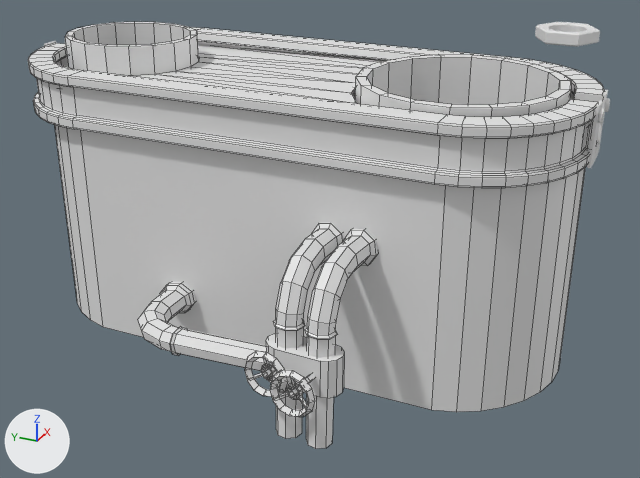
What one commit did to the Blender file assets/Placeholders/models/smokestackdouble.blend.
Both versions are drawn from a 50 mm lens placed at (-17.81, -4.76, 7.95), pointed at (1.84, 4.08, -1.88). The axes (+X, +Y, +Z) are drawn at lower left. The lights are the same throughout. Mesh edges are drawn as thin lines on the coarser meshes.

The older version as bpy lines, for what is in view:
```python
me_cube_001 = bpy.data.meshes.new('Cube.001')
me_cube_001.from_pydata(...)  # 960 vertices, 916 faces; spans x -10.0..10.0, y -23.2..23.2, z -1.0..1.0
me_cylinder = bpy.data.meshes.new('Cylinder')
me_cylinder.from_pydata(...)  # 60 vertices, 31 faces; spans x -0.98..0.98, y -1.0..3.77, z -1.17..1.0
me_generator_v8_002 = bpy.data.meshes.new('generator_v8.002')
me_generator_v8_002.from_pydata(...)  # 508 vertices, 466 faces; spans x -0.53..0.33, y -1.35..0.26, z -0.48..0.68
ob_cube = bpy.data.objects.new('Cube', me_cube_001)
ob_cube.location = (0.0, 3.78, 2.6)
ob_cube.scale = (0.284, 0.284, 0.6)
ob_cylinder = bpy.data.objects.new('Cylinder', me_cylinder)
ob_cylinder.location = (0.0, 0.0, 0.0)
ob_cylinder.scale = (2.68, 2.68, 2.68)
ob_generator_v8_002 = bpy.data.objects.new('generator_v8.002', me_generator_v8_002)
ob_generator_v8_002.location = (-4.42, 1.59, -1.51)
ob_generator_v8_002.rotation_euler = (0.00638, -0.0404, 2.985)  # degrees (0.4, -2.3, 171)
ob_generator_v8_002.scale = (3.47, 3.47, 3.47)
# also in view: 'Cylinder.002' at (0.01, -2.82, 2.59); 'Cylinder.001' at (11.25, -0.28, 2.17); 'Cylinder.005' at (0.0, 4.53, 2.89); 'Cylinder.004' at (0.0, 3.81, 0.39)
```
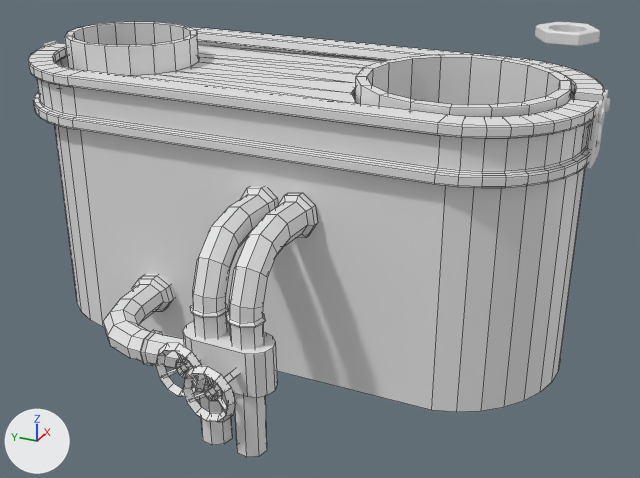
Where the change shows, as pixel boxes (x1, y1, x2, y2) in the pictures (640 x 478 px; the box of a moved part takes in the faces that stretch with it):
```json
{"object": "generator_v8.002", "change": "reshaped, moved, turned, rescaled", "before": [138, 223, 378, 449], "after": [104, 186, 318, 457]}
{"part": 1, "of": "me_generator_v8_002", "change": "moved or reshaped", "before": [138, 282, 196, 356], "after": [104, 274, 175, 366]}
{"part": 2, "of": "me_generator_v8_002", "change": "moved or reshaped", "before": [173, 329, 268, 371], "after": [145, 333, 188, 371]}
```

Edits to the scene script, one JSON object a line:
```json
{"block": "me_generator_v8_002", "where": "# used by ob_generator_v8_002; location = (-4.42, 1.59, -1.51); rotation_euler = (0.00638, -0.0404, 2.985), in degrees (0.4, -2.3, 171); scale = (3.47, 3.47, 3.47)"}
{"op": "remove", "block": "me_generator_v8_002", "code": "me_generator_v8_002.from_pydata(...)  # 508 vertices, 466 faces; spans x -0.53..0.33, y -1.35..0.26, z -0.48..0.68"}
{"op": "add", "block": "me_generator_v8_002", "code": "me_generator_v8_002.from_pydata(...)  # 508 vertices, 466 faces; spans x -0.53..0.33, y -0.96..0.26, z -0.48..0.68"}
{"block": "me_generator_v8_002", "change": "me_generator_v8_002 part 1: all 88 vertices in x -0.46..0.23, y -1.35..-0.79, z -0.15..0.06 are moved by (-0.06, 0.39, 0.0)"}
{"block": "me_generator_v8_002", "change": "me_generator_v8_002 part 2: 8 of the vertices in x -0.05..0.1, y -0.11..-0.09, z -0.09..0.06 are moved by (-0.03, 0.19, -0.01)"}
{"op": "set", "path": "ob_generator_v8_002.location", "old": "(-4.42, 1.59, -1.51)", "new": "(-4.81, 3.04, -1.5)"}
{"op": "set", "path": "ob_generator_v8_002.rotation_euler", "old": "(0.00638, -0.0404, 2.985)", "new": "(0.0097, -0.00897, 2.985)", "note": "degrees (0.4, -2.3, 171) -> degrees (0.6, -0.5, 171)"}
{"op": "set", "path": "ob_generator_v8_002.scale", "old": "(3.47, 3.47, 3.47)", "new": "(4.21, 4.21, 4.21)"}
```
